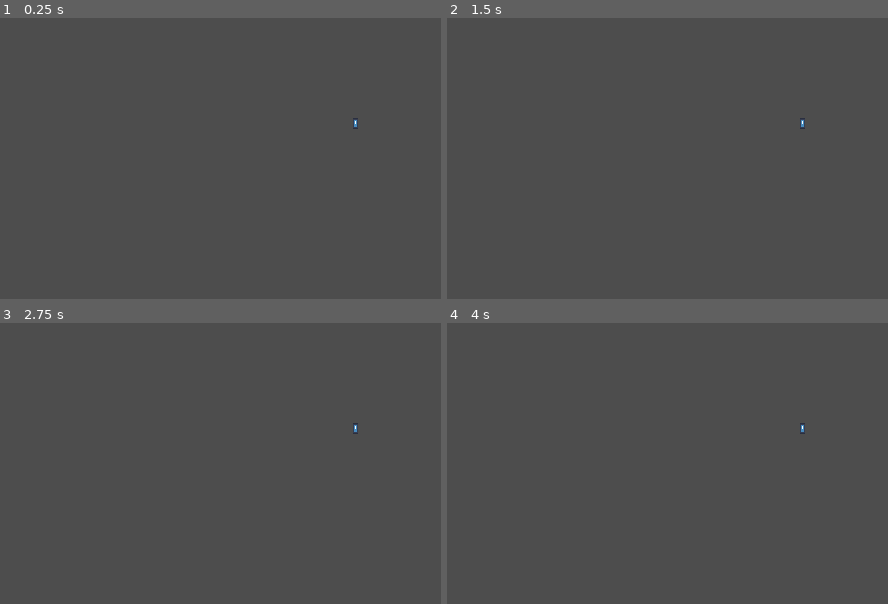
Above: before the commit, frames 1-4 (two rows, left to right).
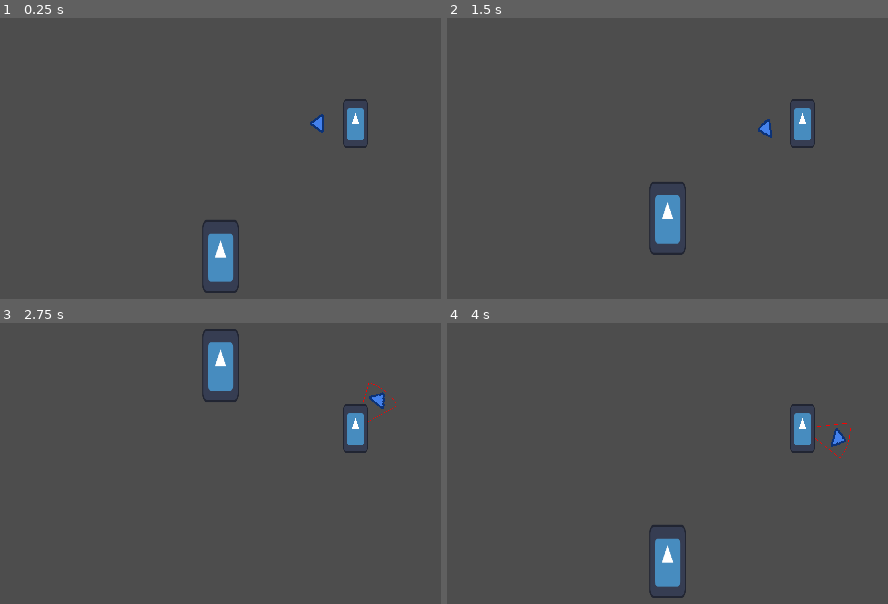
Above: after the commit, the same moments.

Repository: freddder/GMTK_Jam_2024
Game: Godot game, scene res://scenes/main_level.tscn
Same seed, same stepped clock (60 frames per second), same inputs: the game is played once before the commit and once after it. The engine's default icon, where the game draws it, is replaced by a stand-in: a white triangle on a blue panel in a dark square.
Inputs (mouse positions are in pixels of both pictures, inside the frame that each line leads up to):
- Up to frame 1 (0.25 s): no input
- Up to frame 2 (1.5 s): tap Enter at 0.5 s; move the mouse to (outside the picture) at 0.52 s; press the mouse at (outside the picture) at 0.53 s; hold D (move_right) 0.53-1.28 s; tap Space at 1.25 s; move the mouse to (641, 147) at 1.27 s; release the mouse at (641, 147) at 1.28 s; hold S (move_down) from 1.28 s (still down); click (641, 147) at 1.35 s
- Up to frame 3 (2.75 s): move the mouse to (436, 328) at 2.02 s; release S (move_down) at 2.03 s; press the mouse at (436, 328) at 2.03 s; hold D (move_right) from 2.03 s (still down)
- Up to frame 4 (4 s): tap Enter at 2.75 s; move the mouse to (764, 519) at 2.77 s; release D (move_right) at 2.78 s; release the mouse at (764, 519) at 2.78 s; hold W (move_up) 2.78-3.53 s; click (764, 519) at 2.85 s; move the mouse to (outside the picture) at 3.52 s; press the mouse at (outside the picture) at 3.53 s; hold A (move_left) from 3.53 s (still down)

The runs differ from the first frame. In frame 1, 2.0% of the frame differs, in the area x 45-84%, y 28-98%; in frame 2, 2.0%; in frame 3, 2.0%; in frame 4, 2.0%, in the area x 45-92%, y 28-98%.

Commit message:
basic enemy scene, attack direction, charged swing, hit detection, zoom out/in on charge/attack respectively

Diff:
--- a/project.godot
+++ b/project.godot
@@ -51,3 +51,18 @@
 , Object(InputEventKey,"resource_local_to_scene":false,"resource_name":"","device":-1,"window_id":0,"alt_pressed":false …(186 unchanged characters)…
 ]
 }
+primary_attack={
+"deadzone": 0.5,
+"events": [Object(InputEventMouseButton,"resource_local_to_scene":false,"resource_name":"","device":-1,"window_id":0,"alt_pressed":false,"shift_pressed":false,"ctrl_pressed":false,"meta_pressed":false,"button_mask":1,"position":Vector2(278, 10),"global_position":Vector2(287, 56),"factor":1.0,"button_index":1,"canceled":false,"pressed":true,"double_click":false,"script":null)
+]
+}
+
+[layer_names]
+
+2d_physics/layer_1="Default"
+2d_physics/layer_2="Player"
+2d_physics/layer_3="Enemy"
+
+[rendering]
+
+textures/canvas_textures/default_texture_filter=0
--- /dev/null
+++ b/scenes/enemy.tscn
@@ -0,0 +1,17 @@
+[gd_scene load_steps=3 format=3 uid="uid://cnvwhtne2klh"]
+
+[ext_resource type="Texture2D" uid="uid://btog8yn277yfn" path="res://icon.svg" id="1_mtc0h"]
+
+[sub_resource type="RectangleShape2D" id="RectangleShape2D_frqxi"]
+size = Vector2(40, 78)
+
+[node name="Enemy" type="Area2D"]
+collision_layer = 4
+collision_mask = 2
+
+[node name="Sprite2D" type="Sprite2D" parent="."]
+scale = Vector2(0.3, 0.6)
+texture = ExtResource("1_mtc0h")
+
+[node name="CollisionShape2D" type="CollisionShape2D" parent="."]
+shape = SubResource("RectangleShape2D_frqxi")
--- a/scenes/main_level.tscn
+++ b/scenes/main_level.tscn
@@ -1,6 +1,7 @@
-[gd_scene load_steps=3 format=3 uid="uid://7eveuu7rwnjy"]
+[gd_scene load_steps=4 format=3 uid="uid://7eveuu7rwnjy"]
 
 [ext_resource type="PackedScene" uid="uid://c7kaxi3ghjur4" path="res://scenes/player.tscn" id="1_wu7kq"]
+[ext_resource type="PackedScene" uid="uid://cnvwhtne2klh" path="res://scenes/enemy.tscn" id="2_rw1p6"]
 
 [sub_resource type="CircleShape2D" id="CircleShape2D_og2m7"]
 radius = 500.0
@@ -11,3 +12,6 @@
 
 [node name="CollisionShape2D" type="CollisionShape2D" parent="."]
 shape = SubResource("CircleShape2D_og2m7")
+
+[node name="Enemy" parent="." instance=ExtResource("2_rw1p6")]
+position = Vector2(-141, 139)
--- a/scenes/player.tscn
+++ b/scenes/player.tscn
@@ -1,19 +1,36 @@
-[gd_scene load_steps=4 format=3 uid="uid://c7kaxi3ghjur4"]
+[gd_scene load_steps=6 format=3 uid="uid://c7kaxi3ghjur4"]
 
 [ext_resource type="Texture2D" uid="uid://btog8yn277yfn" path="res://icon.svg" id="1_gw305"]
 [ext_resource type="Script" path="res://scripts/player.gd" id="1_r52mo"]
+[ext_resource type="Texture2D" uid="uid://dwya33uhynkjl" path="res://content/sprites/mouse_direction.png" id="3_ja3ln"]
 
 [sub_resource type="RectangleShape2D" id="RectangleShape2D_bq6x7"]
-size = Vector2(16, 28)
+size = Vector2(26, 52)
+
+[sub_resource type="CircleShape2D" id="CircleShape2D_xvjvi"]
 
 [node name="Player" type="Area2D"]
+collision_mask = 2
 script = ExtResource("1_r52mo")
+
+[node name="Sprite2D" type="Sprite2D" parent="."]
+scale = Vector2(0.2, 0.4)
+texture = ExtResource("1_gw305")
 
 [node name="CollisionShape2D" type="CollisionShape2D" parent="."]
 shape = SubResource("RectangleShape2D_bq6x7")
 
-[node name="Sprite2D" type="Sprite2D" parent="."]
-scale = Vector2(0.1, 0.2)
-texture = ExtResource("1_gw305")
+[node name="Camera2D" type="Camera2D" parent="."]
 
-[node name="Camera2D" type="Camera2D" parent="."]
+[node name="MouseDirectionSprite" type="Sprite2D" parent="."]
+texture = ExtResource("3_ja3ln")
+offset = Vector2(0, -40)
+
+[node name="AttackShapeCast2D" type="ShapeCast2D" parent="."]
+enabled = false
+shape = SubResource("CircleShape2D_xvjvi")
+target_position = Vector2(0, 0)
+max_results = 512
+collision_mask = 4
+collide_with_areas = true
+collide_with_bodies = false
--- a/scripts/player.gd
+++ b/scripts/player.gd
@@ -1,6 +1,35 @@
 class_name Player extends Area2D
 
+class AttackZoneData:
+	var radius: float = 0
+	var angle: float = 0
+	var start_angle: float = 0
+	var end_angle: float = 0
+
+enum AttackType {
+	Invalid,
+	Swing,
+}
+
 @export var default_walk_speed: float = 300.0
+@export var default_swing_radius: float = 50.0
+@export var default_swing_angle: float = 45.0
+@export var swing_angle_limit: float = 230.0
+@export var default_camera_zoom: Vector2 = Vector2(2.3, 2.3)
+@export var charge_speed: float = 1.0
+@export var charge_exp: float = 0.6
+@export var charge_delay: float = 1.0
+
+var mouse_direction_angle_rad: float = 0.0
+var attack_charge_start_time: float = 0.0
+var charging_attack_type: AttackType = AttackType.Invalid
+
+var active_attack_zone_data: AttackZoneData
+var attack_area_color: Color = Color.RED
+var attack_area_arc_segments: float = 0
+
+func _ready() -> void:
+	set_camera_zoom(default_camera_zoom, 0.0)
 
 func handle_movement(delta: float) -> void:
 	var move_direction := Input.get_vector("move_left", "move_right", "move_up", "move_down")
@@ -15,5 +44,123 @@
 		position = position.normalized() * arena_size
 
 func _physics_process(delta: float) -> void:
-	handle_movement(delta)
+	if !is_charging_attack():
+		handle_movement(delta)
 	check_arena_bounds()
+
+func _draw() -> void:
+	if !active_attack_zone_data:
+		return
+
+	var origin := Vector2.ZERO
+
+	draw_line(origin,
+		Vector2(
+			cos(active_attack_zone_data.start_angle) * active_attack_zone_data.radius,
+			sin(active_attack_zone_data.start_angle) * active_attack_zone_data.radius),
+		attack_area_color)
+
+	draw_line(origin,
+		Vector2(
+			cos(active_attack_zone_data.end_angle) * active_attack_zone_data.radius,
+			sin(active_attack_zone_data.end_angle) * active_attack_zone_data.radius),
+		attack_area_color)
+
+	draw_arc(origin, active_attack_zone_data.radius,
+		active_attack_zone_data.start_angle, active_attack_zone_data.end_angle,
+		attack_area_arc_segments, attack_area_color)
+
+func draw_attack_zone(attack_zone_data: AttackZoneData) -> void:
+	attack_area_color = Color.RED
+	active_attack_zone_data = attack_zone_data
+	attack_area_arc_segments = maxf(6, active_attack_zone_data.radius / 20)
+
+	queue_redraw()
+
+func handle_mouse_direction() -> void:
+	var mouse_position := get_local_mouse_position()
+	mouse_direction_angle_rad = atan2(mouse_position.y, mouse_position.x)
+
+	# Add half PI (90 degrees) because sprite looks upwards by default,
+	# but rotation at 0 radians faces west
+	$MouseDirectionSprite.rotation = mouse_direction_angle_rad + PI / 2.0
+
+func get_attack_zone_data_swing() -> AttackZoneData:
+	var charge_power := get_charge_power()
+	var attack_zone_data: AttackZoneData = AttackZoneData.new()
+
+	var radius_multiplier := maxf(1.0, pow(charge_power, 1.13))
+	attack_zone_data.radius = default_swing_radius * radius_multiplier
+
+	var angle_multiplier := maxf(1.0, pow(charge_power, 1.13))
+	attack_zone_data.angle = minf(deg_to_rad(default_swing_angle) * angle_multiplier, deg_to_rad(swing_angle_limit))
+
+	attack_zone_data.start_angle = mouse_direction_angle_rad - attack_zone_data.angle / 2
+	attack_zone_data.end_angle = mouse_direction_angle_rad + attack_zone_data.angle / 2
+
+	return attack_zone_data
+
+func handle_attack_zone() -> void:
+	match charging_attack_type:
+		AttackType.Swing: draw_attack_zone(get_attack_zone_data_swing())
+
+	if is_charging_attack():
+		var zoom_power := get_charge_power() - 1.0
+		var additional_zoom := zoom_power * 0.2
+		var camera_zoom := default_camera_zoom - Vector2(additional_zoom, additional_zoom)
+		set_camera_zoom(camera_zoom, 0.0)
+
+func _process(delta: float) -> void:
+	handle_mouse_direction()
+	handle_attack_zone()
+
+func set_camera_zoom(zoom: Vector2, duration: float = 0.2) -> void:
+	if duration > 0.0:
+		var tween = get_tree().create_tween()
+		tween.tween_property($Camera2D, "zoom", zoom, duration)
+	else:
+		$Camera2D.set_zoom(zoom)
+
+func _input(event: InputEvent) -> void:
+	if !is_charging_attack() && event.is_action_pressed("primary_attack"):
+		charging_attack_type = AttackType.Swing
+		attack_charge_start_time = Time.get_ticks_msec()
+
+	if charging_attack_type == AttackType.Swing && event.is_action_released("primary_attack"):
+		var attack_zone_data : AttackZoneData = get_attack_zone_data_swing()
+
+		var attack_circle_shape := $AttackShapeCast2D.shape as CircleShape2D
+		attack_circle_shape.radius = attack_zone_data.radius
+
+		$AttackShapeCast2D.force_shapecast_update()
+		for collider_index in $AttackShapeCast2D.get_collision_count():
+			var collider := $AttackShapeCast2D.get_collider(collider_index) as Node2D
+			var direction_to := global_position.direction_to(collider.global_position)
+			var angle_to := atan2(direction_to.y, direction_to.x)
+			if attack_zone_data.start_angle <= angle_to && attack_zone_data.end_angle >= angle_to:
+				print("Damage ", $AttackShapeCast2D.get_collider(collider_index))
+
+		attack_circle_shape.radius = 0.0
+		charging_attack_type = AttackType.Invalid
+		active_attack_zone_data = null
+
+		# Clear whatever we have drawn so far
+		queue_redraw()
+
+		# Return to original camera zoom
+		set_camera_zoom(default_camera_zoom, 0.4)
+
+func is_charging_attack() -> bool:
+	return charging_attack_type != AttackType.Invalid
+
+func get_charge_power() -> float:
+	var charge_power := 1.0
+
+	var charge_time := get_charging_time_seconds()
+	if charge_time > charge_delay:
+		charge_power *= pow(get_charging_time_seconds() * charge_speed, charge_exp)
+
+	return charge_power
+
+func get_charging_time_seconds() -> float:
+	return 0.0 if !is_charging_attack() else (Time.get_ticks_msec() - attack_charge_start_time) / 1000.0
Binary file added: content/sprites/mouse_direction.aseprite
Binary file added: content/sprites/mouse_direction.png
Not shown, added: content/sprites/mouse_direction.png.import
